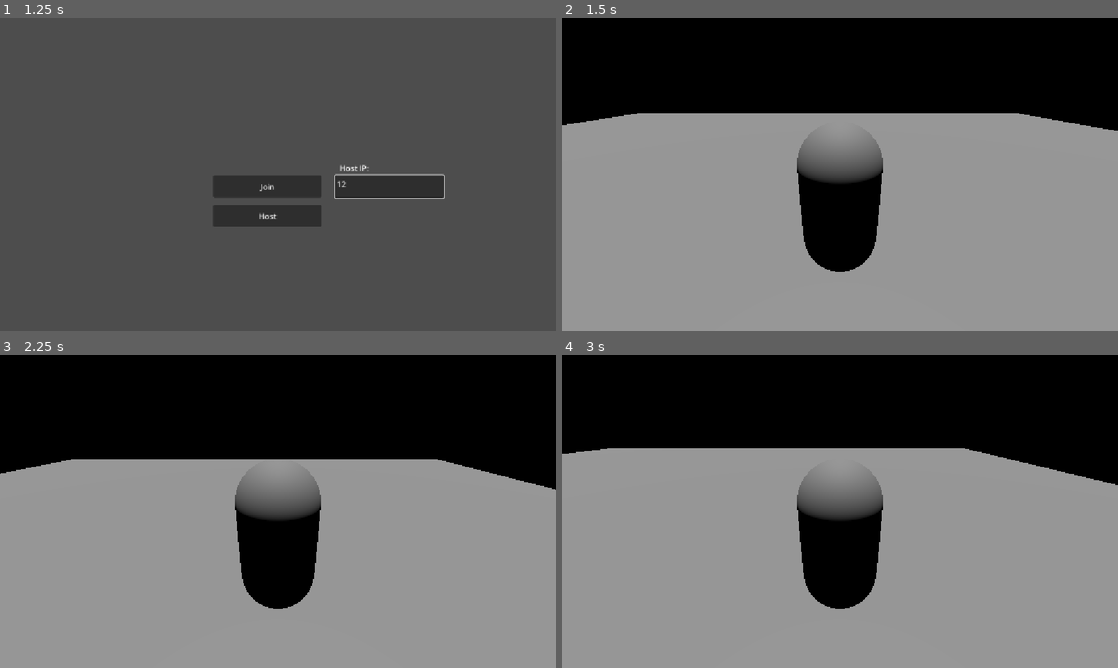
Above: before the commit, frames 1-4 (two rows, left to right).
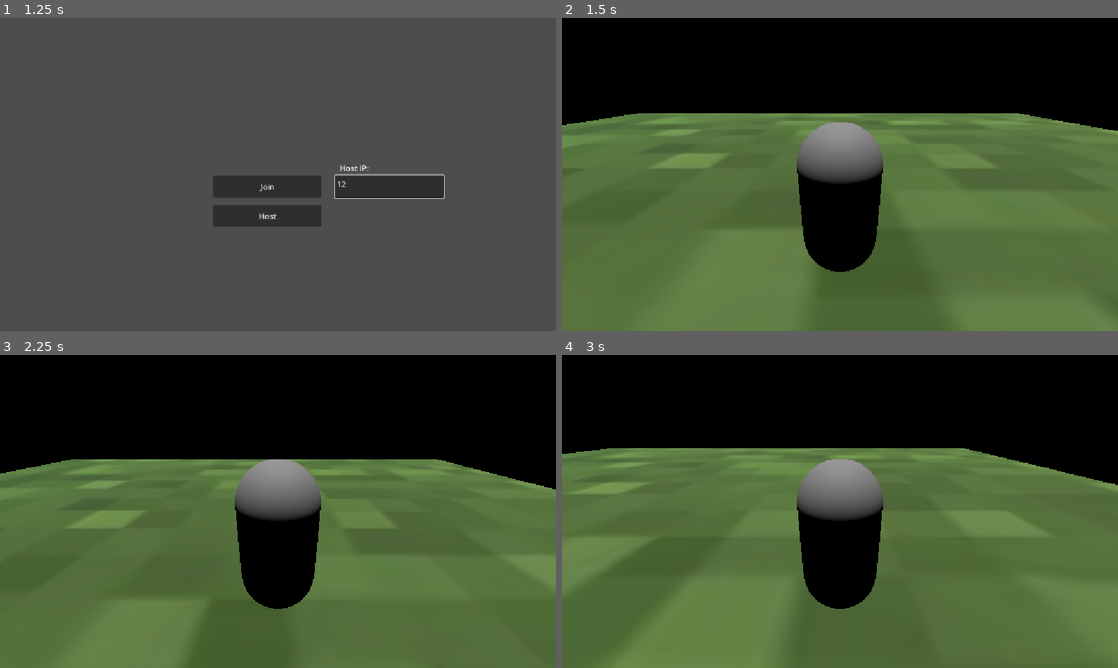
Above: after the commit, the same moments.

Repository: erlewa/bug-box
Game: Godot game, scene res://scenes/main_menu.tscn
Two runs of this game, one before a commit and one after it. Both use one fixed random seed, a clock stepped at 60 frames per second and the inputs below.
Inputs (mouse positions are in pixels of both pictures, inside the frame that each line leads up to):
- Up to frame 1 (1.25 s): click (389, 187) at 0.52 s; type "12" at 0.6 s
- Up to frame 2 (1.5 s): click "Host" at 1.25 s
- Up to frame 3 (2.25 s): tap Enter (ui_accept) at 2 s; hold Right (ui_right) from 2.03 s (still down)
- Up to frame 4 (3 s): tap Enter (ui_accept) at 2.27 s; release Right (ui_right) at 2.78 s; hold Down (ui_down) from 2.78 s (still down)

Frame 1 is identical in both runs. In frame 2, 63% of the frame differs, in the area x 0-100%, y 30-100%; in frame 3, 59%; in frame 4, 62%.

Commit message:
Add texture to box

Diff:
--- a/bug-box/project.godot
+++ b/bug-box/project.godot
@@ -13,7 +13,7 @@
 config/name="bug-box"
 run/main_scene="uid://bgkdfma75lhwj"
 config/features=PackedStringArray("4.7", "Forward Plus")
-config/icon="res://icon.svg"
+config/icon="res://assets/icon.svg"
 
 [autoload]
 
--- a/bug-box/scenes/level_0.tscn
+++ b/bug-box/scenes/level_0.tscn
@@ -1,12 +1,29 @@
 [gd_scene format=3 uid="uid://13pjbvkins6l"]
 
 [ext_resource type="Script" uid="uid://cx3pv13o45f7c" path="res://scripts/player_spawner.gd" id="1_7wnc2"]
+[ext_resource type="Texture2D" uid="uid://b585s71sxu2f6" path="res://assets/mcgrass.png" id="1_rerym"]
+[ext_resource type="Texture2D" uid="uid://bkxx5jftt6qbf" path="res://assets/mccobble.png" id="2_uijja"]
+
+[sub_resource type="StandardMaterial3D" id="StandardMaterial3D_5nv5w"]
+albedo_texture = ExtResource("1_rerym")
 
 [sub_resource type="BoxMesh" id="BoxMesh_l14r6"]
 size = Vector3(32, 1, 32)
 
 [sub_resource type="ConcavePolygonShape3D" id="ConcavePolygonShape3D_7wnc2"]
 data = PackedVector3Array(-16, 0.00049999997, 16, 16, 0.00049999997, 16, -16, -0.00049999997, 16, 16, 0.00049999997, 16 …(788 unchanged characters)…
+
+[sub_resource type="StandardMaterial3D" id="StandardMaterial3D_xp8tn"]
+albedo_texture = ExtResource("2_uijja")
+
+[sub_resource type="StandardMaterial3D" id="StandardMaterial3D_rhhhf"]
+albedo_texture = ExtResource("2_uijja")
+
+[sub_resource type="StandardMaterial3D" id="StandardMaterial3D_qjcqe"]
+albedo_texture = ExtResource("2_uijja")
+
+[sub_resource type="StandardMaterial3D" id="StandardMaterial3D_jv3i5"]
+albedo_texture = ExtResource("2_uijja")
 
 [node name="level0" type="Node3D" unique_id=1937868015]
 
@@ -15,6 +32,7 @@
 
 [node name="MeshInstance3D" type="MeshInstance3D" parent="Floor" unique_id=1064364090]
 transform = Transform3D(1, 0, 0, 0, 1, 0, 0, 0, 1, -1.0484066, -0.2795748, -0.88790274)
+material_override = SubResource("StandardMaterial3D_5nv5w")
 mesh = SubResource("BoxMesh_l14r6")
 
 [node name="CollisionShape3D2" type="CollisionShape3D" parent="Floor" unique_id=1143151723]
@@ -26,6 +44,7 @@
 
 [node name="MeshInstance3D" type="MeshInstance3D" parent="Wall1" unique_id=1248656921]
 transform = Transform3D(1, 0, 0, 0, 1, 0, 0, 0, 1, -1.0484066, -0.2795748, -0.88790274)
+material_override = SubResource("StandardMaterial3D_xp8tn")
 mesh = SubResource("BoxMesh_l14r6")
 
 [node name="CollisionShape3D2" type="CollisionShape3D" parent="Wall1" unique_id=423883310]
@@ -37,6 +56,7 @@
 
 [node name="MeshInstance3D" type="MeshInstance3D" parent="Wall2" unique_id=1612430133]
 transform = Transform3D(1, 0, 0, 0, 1, 0, 0, 0, 1, -1.0484066, -0.2795748, -0.88790274)
+material_override = SubResource("StandardMaterial3D_rhhhf")
 mesh = SubResource("BoxMesh_l14r6")
 
 [node name="CollisionShape3D2" type="CollisionShape3D" parent="Wall2" unique_id=547644199]
@@ -48,6 +68,7 @@
 
 [node name="MeshInstance3D" type="MeshInstance3D" parent="Wall3" unique_id=743133257]
 transform = Transform3D(1, 0, 0, 0, 1, 0, 0, 0, 1, -1.0484066, -0.2795748, -0.88790274)
+material_override = SubResource("StandardMaterial3D_qjcqe")
 mesh = SubResource("BoxMesh_l14r6")
 
 [node name="CollisionShape3D2" type="CollisionShape3D" parent="Wall3" unique_id=694098358]
@@ -59,6 +80,7 @@
 
 [node name="MeshInstance3D" type="MeshInstance3D" parent="Wall4" unique_id=188552158]
 transform = Transform3D(1, 0, 0, 0, 1, 0, 0, 0, 1, -1.0484066, -0.2795748, -0.88790274)
+material_override = SubResource("StandardMaterial3D_jv3i5")
 mesh = SubResource("BoxMesh_l14r6")
 
 [node name="CollisionShape3D2" type="CollisionShape3D" parent="Wall4" unique_id=1870362423]
Renamed: bug-box/icon.svg -> bug-box/assets/icon.svg
Not shown, added: bug-box/assets/icon.svg.import
Binary file added: bug-box/assets/mccobble.png
Not shown, changed: bug-box/assets/mccobble.png.import
Binary file added: bug-box/assets/mcgrass.png
Not shown, added: bug-box/assets/mcgrass.png.import
